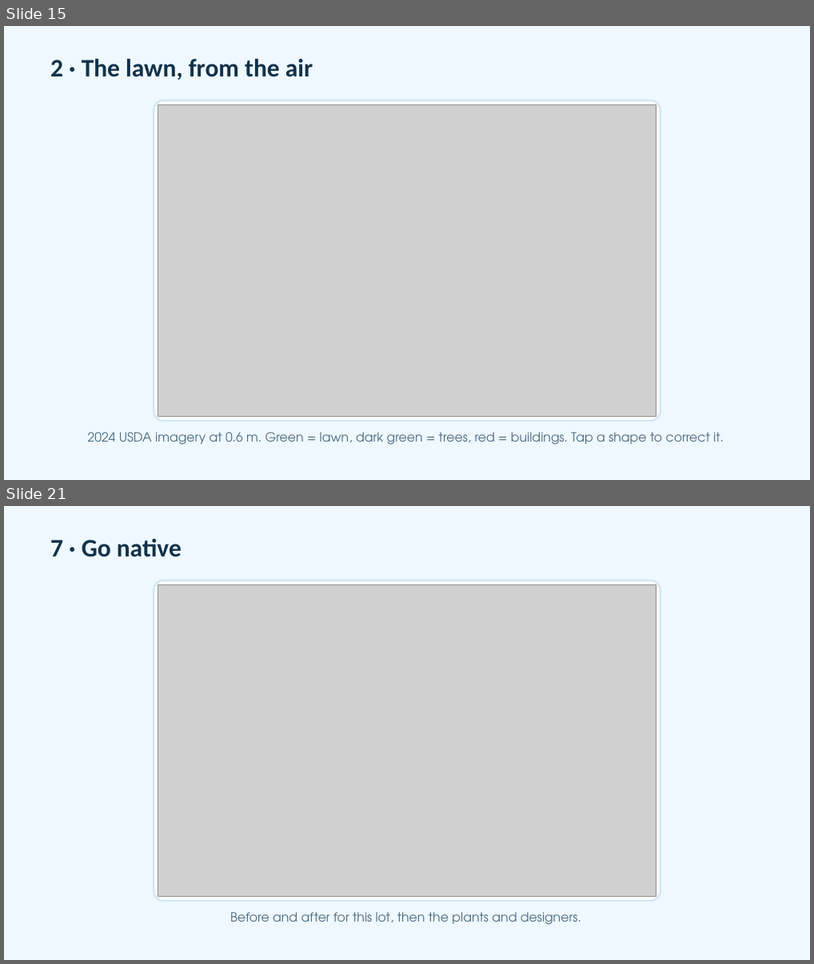
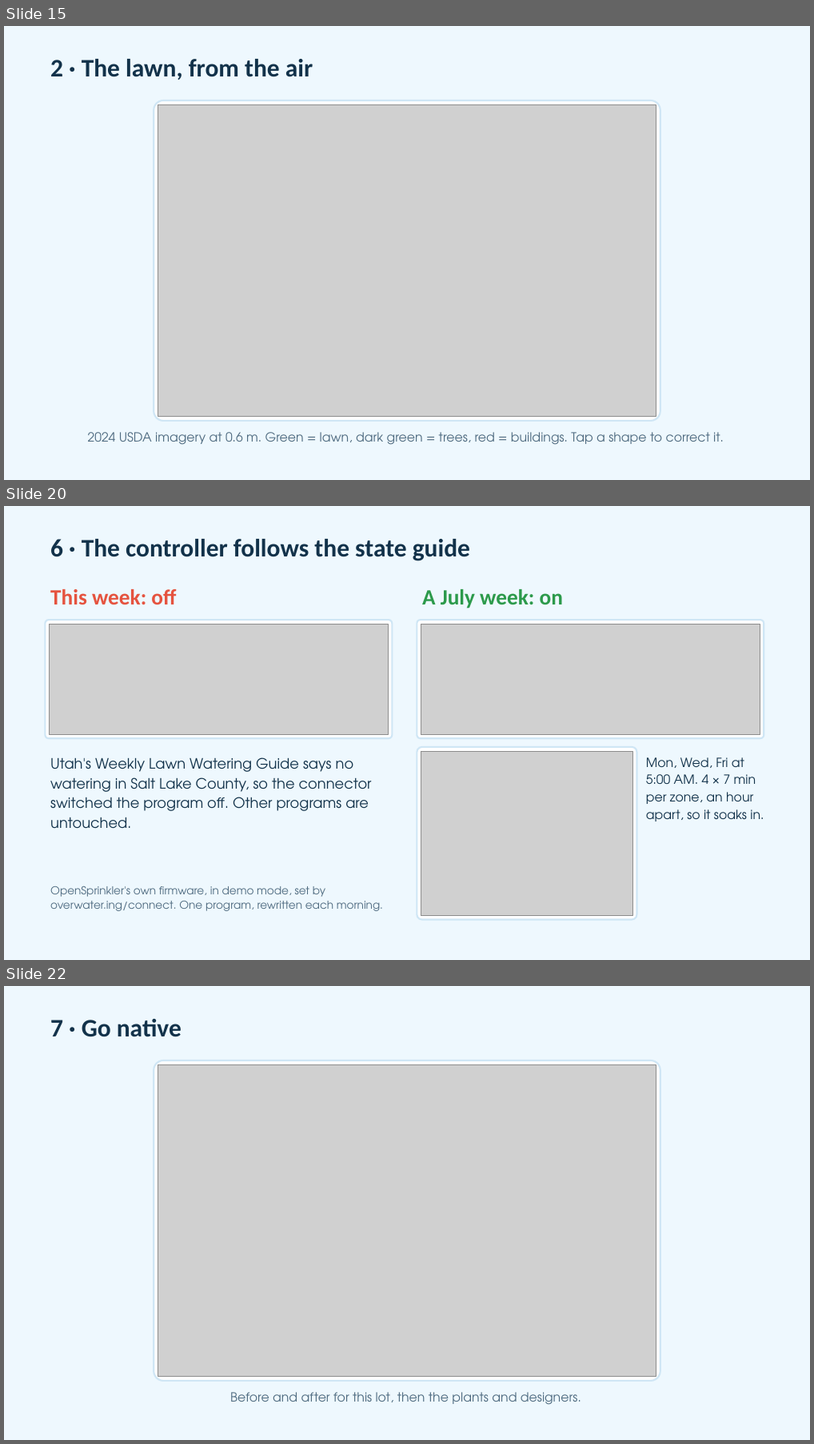
Before and after one commit to adamfortuna/overwatering, a slide deck: docs/pitch/overwatering.pptx. Shown one above the other, each under a label of ours: slides 15 and 21 before the commit, slides 15, 20 and 22 after it; the slides between them are not shown. The pictures are 814x964 and 814x1444 pixels, drawn with LibreOffice and Linux fonts; fonts in the diff are those of the drawing; grey boxes stand for pictures. Boxes give left, top, right and bottom in pixels: in the first picture for what was removed or moved away, otherwise in the second. Text is boxed around its words. In the diff, an @@ line names an element or a change of style, - is before the commit and + after.

```diff
--- a/docs/pitch/overwatering.pptx
+++ b/docs/pitch/overwatering.pptx
@@ slide 20 added at (4,506,810,960), background #EEF8FE @@
@@ text added at (50,539,470,561), 30 pt, text #12324A, bold @@
+6 · The controller follows the state guide
@@ text added at (50,589,176,604), 26 pt, text #E5533F, bold @@
+This week: off
@@ text added at (422,589,563,608), 26 pt, text #2C9A4B, bold @@
+A July week: on
@@ rounded rectangle added at (45,620,392,738), fill #FFFFFF, outline #CFE6F5 2 pt @@
@@ picture added at (50,624,388,734) @@
@@ rounded rectangle added at (417,620,765,738), fill #FFFFFF, outline #CFE6F5 2 pt @@
@@ picture added at (422,624,760,734) @@
@@ text added at (50,757,372,828), 17 pt, text #12324A @@
+Utah's Weekly Lawn Watering Guide says no watering in Salt Lake County, so the connector switched the program off. Other programs are untouched.
@@ rounded rectangle added at (417,747,638,919), fill #FFFFFF, outline #CFE6F5 2 pt @@
@@ picture added at (422,751,633,915) @@
@@ text added at (646,757,764,821), 15 pt, text #12324A @@
+Mon, Wed, Fri at 5:00 AM. 4 × 7 min per zone, an hour apart, so it soaks in.
@@ text added at (50,886,383,911), 13 pt, text #4F6B80 @@
+OpenSprinkler's own firmware, in demo mode, set by overwater.ing/connect. One program, rewritten each morning.
@@ what was slide 21 is now slide 22 @@
```
Also in this commit, not shown: 2 slides changed, 4 other slides added, 4 slides removed, 18 other files.
